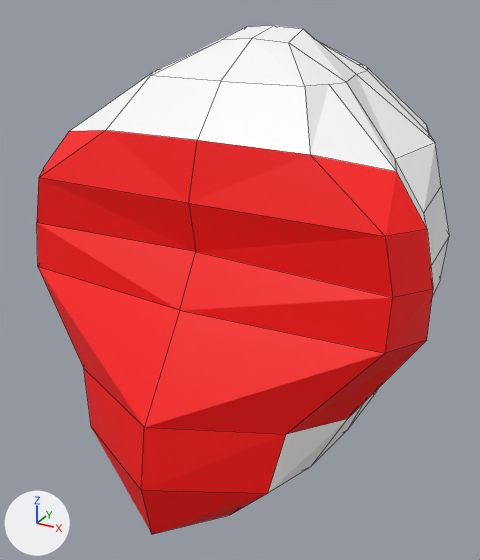
An edit to the Blender file Terracota/Assets/Modelos/Estatua/Orangután.blend, drawn before and after from the same camera.
Rendered twice from a camera (50 mm lens) standing at (0.298, -0.609, 0.483) and looking at (-0.009, -0.051, 0.204). The lights are fixed; the arrows at lower left show +X, +Y and +Z. Mesh edges are drawn as thin lines.

The first picture shows 'Orangután'.
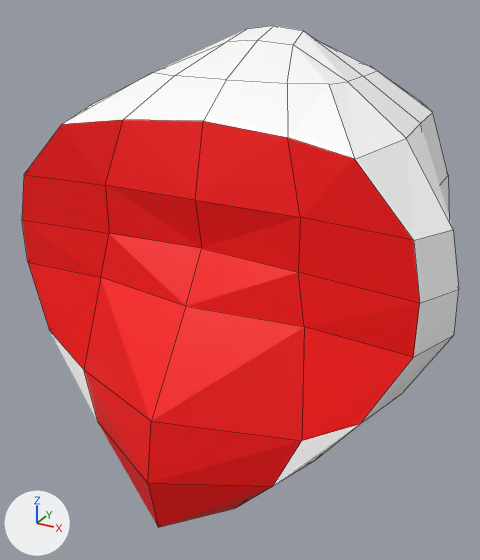
Location of each change, (x1, y1, x2, y2) in pixels of the pictures (480 x 560 px):
'Orangután', reshaped (6% wider): before (37, 25, 449, 534); after (22, 25, 459, 528)

What the commit changed:
me_orangután is used by ob_orangután; location (0.0, 0.0, 0.0).
me_orangután had 158 vertices, 156 faces and spanned x -0.203..0.203, y -0.247..0.177, z 0.0..0.45.
me_orangután now has 158 vertices, 156 faces and spans x -0.22..0.22, y -0.237..0.177, z 0.0..0.45.
me_orangután part 1: 136 of 158 vertices moved; they spanned x -0.203..0.203, y -0.247..0.167, z 0.0..0.448 and now span x -0.22..0.22, y -0.237..0.173, z 0.0..0.446; mean shift (0.0, 0.0, 0.002); largest move (-0.18, -0.157, 0.27) -> (-0.098, -0.147, 0.27).
